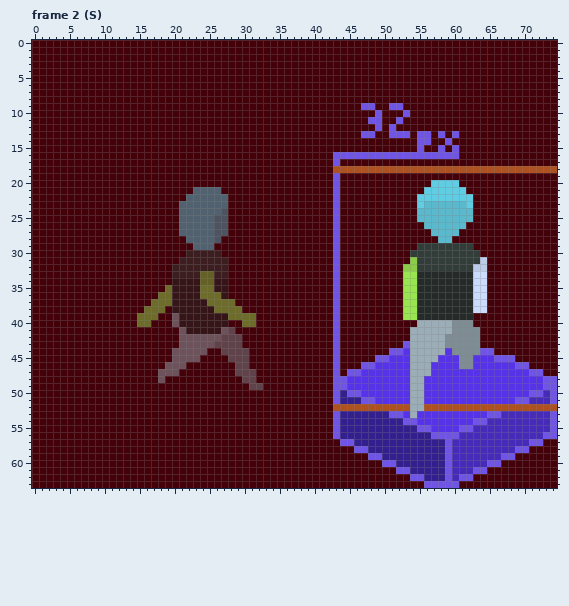
Pixel-art file -- Dibujo/Aseprite/Practicando/Personaje_Caminando.aseprite. The first picture shows the starting point.
75x64 pixels, 48 frames. Colours within 5 levels of each other are drawn and written as one. Shown: frame 2 (S). The commit also changed other frames, which this record leaves out.
The result:
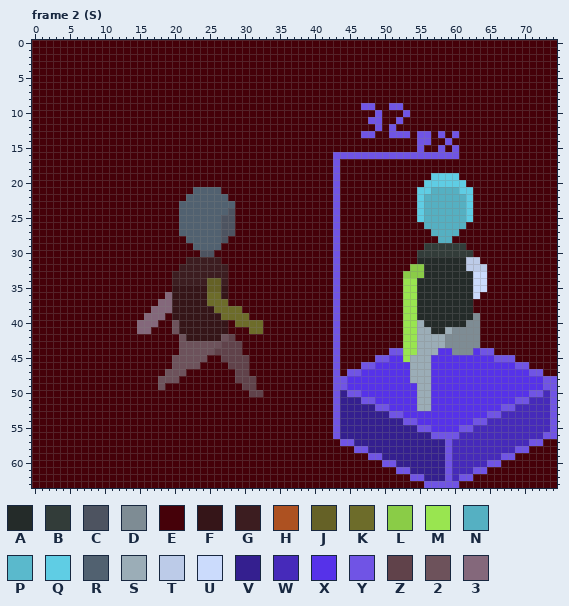
Palette (. is transparent): A #242b29  B #323c39  C #4d5360  D #7e8c94  E #450109  F #351518  G #3c1d20  H #ad5121  J #656126  K #6d6c2a  L #8acc47  M #99e550  N #55b0c2  P #5ab9cc  Q #5fcde4  R #516170  S #9badb7  T #bccbe8  U #cbdbfc  V #341f8f  W #462aba  X #5632e9  Y #7054e5  Z #60424a  2 #6d525b  3 #84687b
The exact change:
layer "Suelo" now hidden
layer "Techo" removed
Changed rows in their new state; - is an unchanged pixel.
Frame 2 (S):
first column x 15:
18 ----------------------------YEEEEEEEEEEEEEEEEEEEEEEEEEEEEEEE
19 ------------------------------------------QQQQ--------------
20 -----------------------------------------Q----Q-------------
21 ----------------------------------------Q-NNNN-Q------------
22 -----------------------------------------NNNNNN-------------
23 -------------R---------------------------NNNNNN-------------
24 ------------RC--------------------------QNNNNNNQ------------
25 -----------R-C--------------------------QNNNNNNQ------------
26 -----------R-C---------------------------NNNNNN-------------
27 -----------R-C----------------------------NNNN--------------
28 -----------RC------------------------------NN---------------
29 -----------R----------------------------E------E------------
30 -------EECCE---------------------------E--------E-----------
31 ------E-----E--------------------------EAAAAAAATTE----------
32 -----E--------------------------------E-LAAAAAAT------------
33 ---------GG---------------------------LLL-------------------
34 -----GGGGG-JG-----------------------------------------------
35 ----E----FJJ------------------------------------------------
36 ---E3----F---------------------------------------E----------
37 --E33--------E----------------------------------EE----------
38 -E333-------------------------------------------EE----------
39 E333-F------K---E-------------------------------D-----------
40 333-----------K--K--------------------MM-AAAAAA-D-----------
41 33---2F-----FE--KK--------------------MM--AA----------------
42 -------FFFFF2-E-----------------------MM--------------------
43 -----------2--------------------------MM--------------------
44 -----E----2Z---E----------------------MM---X----X-----------
45 ---------2--Z-------------------------M---X---XX------------
46 ----E--22----Z--------------------------------XX------------
47 ---E--2---------E-------------------------------------------
48 ----22--------Z--------------------------S------------------
49 ---2-----------Z-E---------------------X-S------------------
50 ----------------ZZ---------------------X-S------------------
51 ---------------------------------------X-S------------------
52 ----------------------------YVVVVVYYXXXX-SXXXXXXXXXXYYWWWWWY
53 ---------------------------------------X--------------------
Changed places in both pictures, as pixel boxes (x1, y1, x2, y2):
changed: (333, 166, 557, 278)
changed: (137, 201, 263, 397)
changed: (333, 292, 557, 418)
